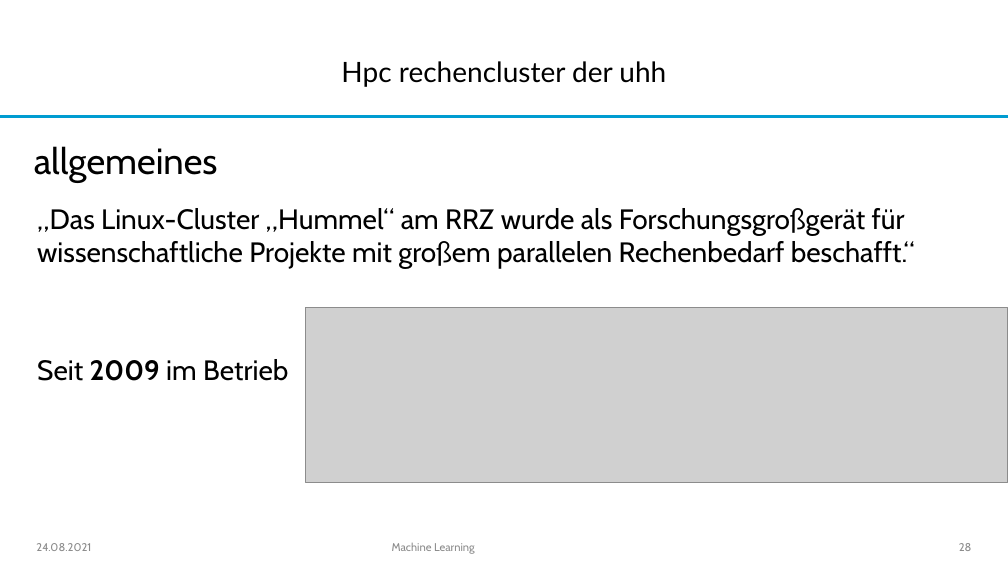
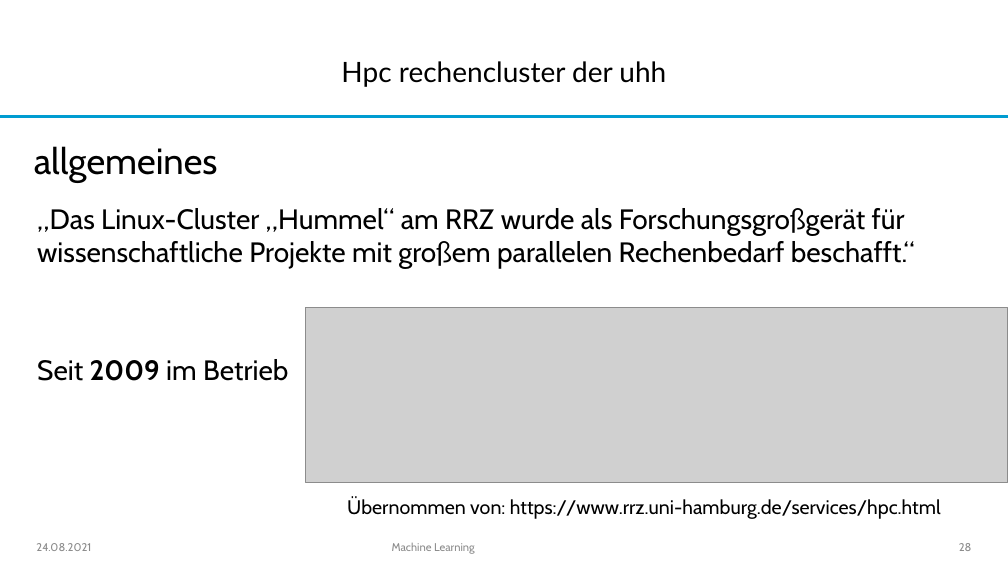
Before and after one commit to joshuaroschlaub/Keras_Einfuehrung, a slide deck: slide 28 of MachineLearning.pptx. Drawn at 1008x567 pixels with LibreOffice and Linux fonts; fonts in the diff are those of the drawing; grey boxes stand for pictures; background and template pictures are left out. Boxes give left, top, right and bottom in pixels: in the first picture for what was removed or moved away, otherwise in the second. Text is boxed around its words. In the diff, an @@ line names an element or a change of style, - is before the commit and + after.

```diff
--- a/MachineLearning.pptx
+++ b/MachineLearning.pptx
@@ text added at [347,499,941,519], 14 pt, text #000000 @@
+Übernommen von: https://www.rrz.uni-hamburg.de/services/hpc.html
```
Also in this commit, not shown: 2 other slides changed, 1 slide added, 4 other files.
